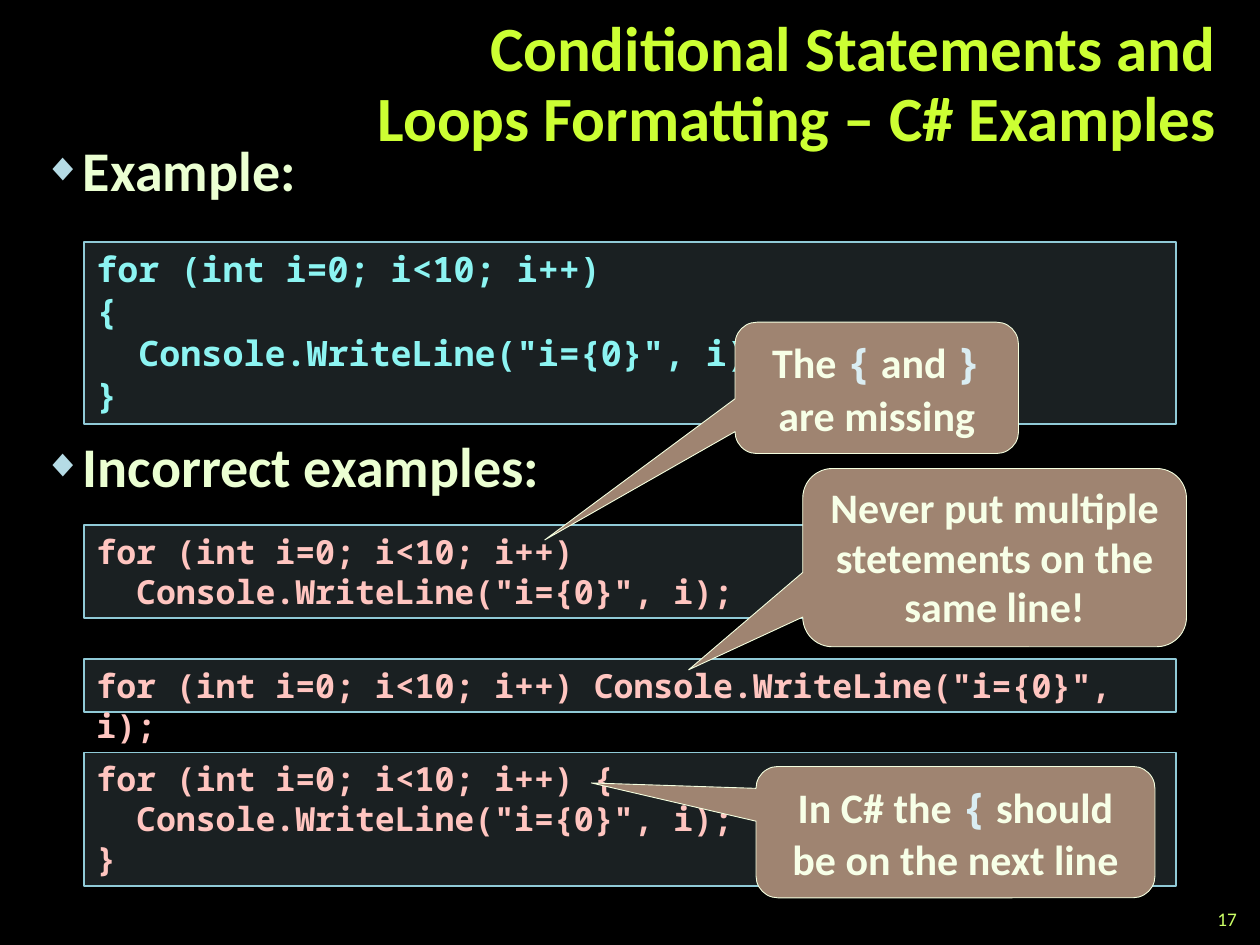
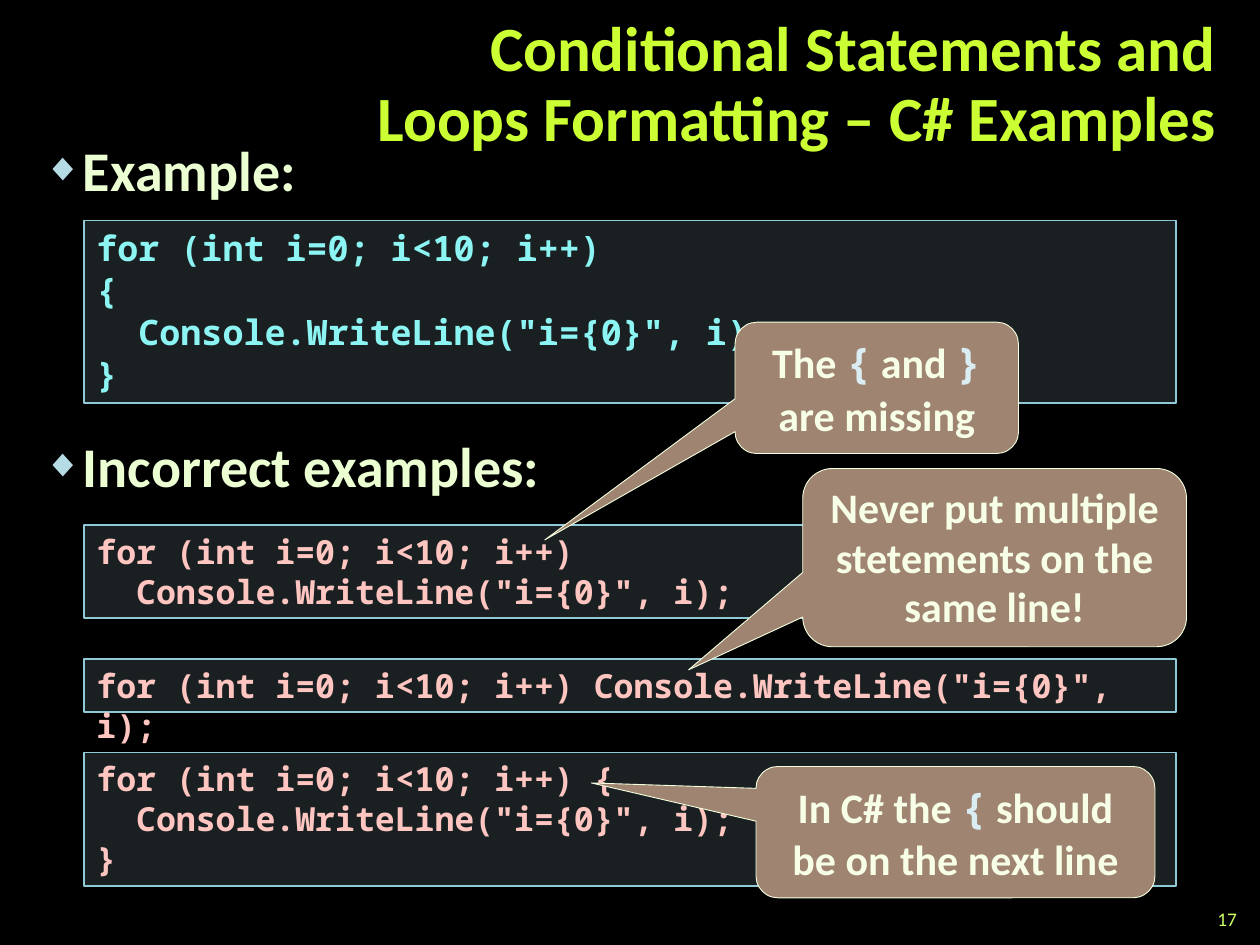
Before and after one commit to NikolayGenov/TelerikAcademy, a slide deck: slide 17 of QA/Lectures/2. Code Formatting.pptx. Drawn at 1260x945 pixels with LibreOffice and Linux fonts; fonts in the diff are those of the drawing; background and template pictures are left out. Boxes give left, top, right and bottom in pixels: in the first picture for what was removed or moved away, otherwise in the second. Text is boxed around its words. In the diff, an @@ line names an element or a change of style, - is before the commit and + after.

```diff
--- a/QA/Lectures/2. Code Formatting.pptx
+++ b/QA/Lectures/2. Code Formatting.pptx
@@ rectangle "for (int i=0; i<10; i++)": place and size @@
-rectangle "for (int i=0; i<10; i++)" at [84, 242, 1177, 425]
+rectangle "for (int i=0; i<10; i++)" at [84, 220, 1177, 403]
```
Also in this commit, not shown: 3 other slides changed, 19 other files.
